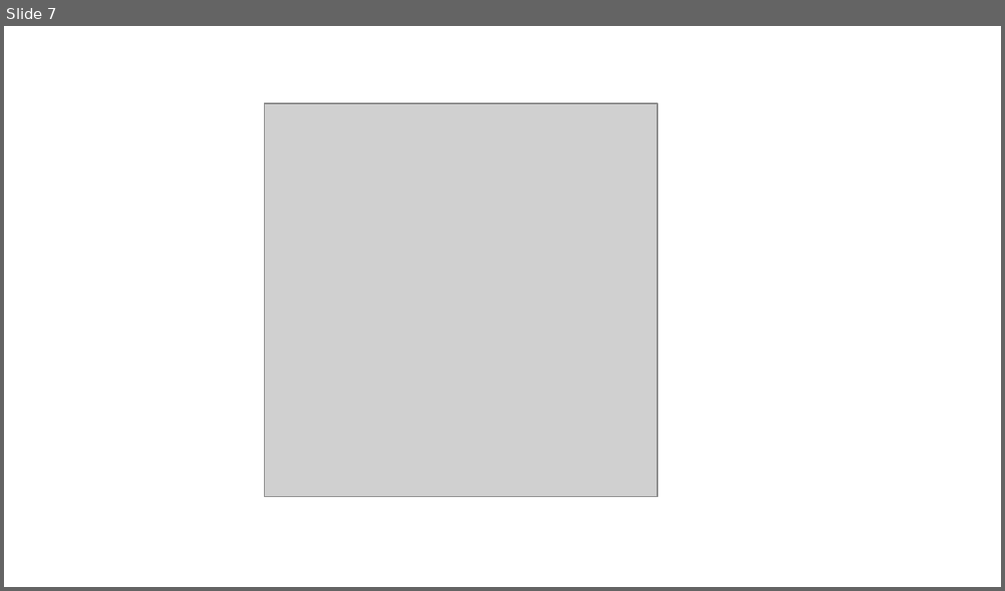
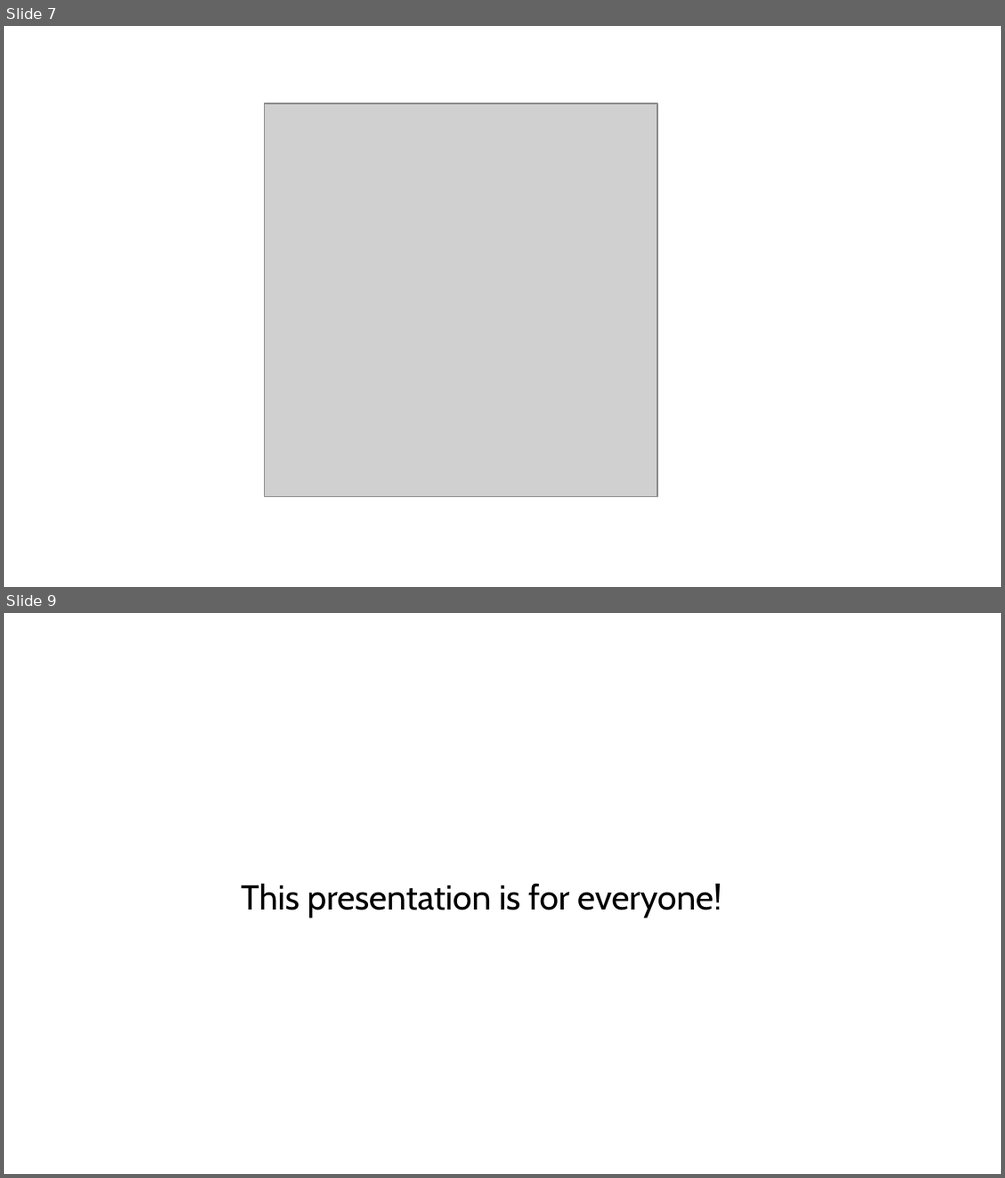
Before and after one commit to vaishnavitv/Assets-and-Publications, a slide deck: Speaking-Engagements/2024/Vancouver.dev/Presentation/ND-Product-Design.pptx. Shown one above the other, each under a label of ours: slide 7 before the commit, slides 7 and 9 after it; the slides between them are not shown. The pictures are 1005x591 and 1005x1178 pixels, drawn with LibreOffice and Linux fonts; fonts in the diff are those of the drawing; grey boxes stand for pictures. Boxes give left, top, right and bottom in pixels: in the first picture for what was removed or moved away, otherwise in the second. Text is boxed around its words. In the diff, an @@ line names an element or a change of style, - is before the commit and + after.

```diff
--- a/Speaking-Engagements/2024/Vancouver.dev/Presentation/ND-Product-Design.pptx
+++ b/Speaking-Engagements/2024/Vancouver.dev/Presentation/ND-Product-Design.pptx
@@ slide 9 added at (4, 613, 1001, 1174), background #FFFFFF @@
@@ title added at (241, 883, 721, 917), 25 pt, text #000000 @@
+This presentation is for everyone!
```
Also in this commit, not shown: 16 slides changed, 6 other slides added, 4 slides removed, 1 other file.
